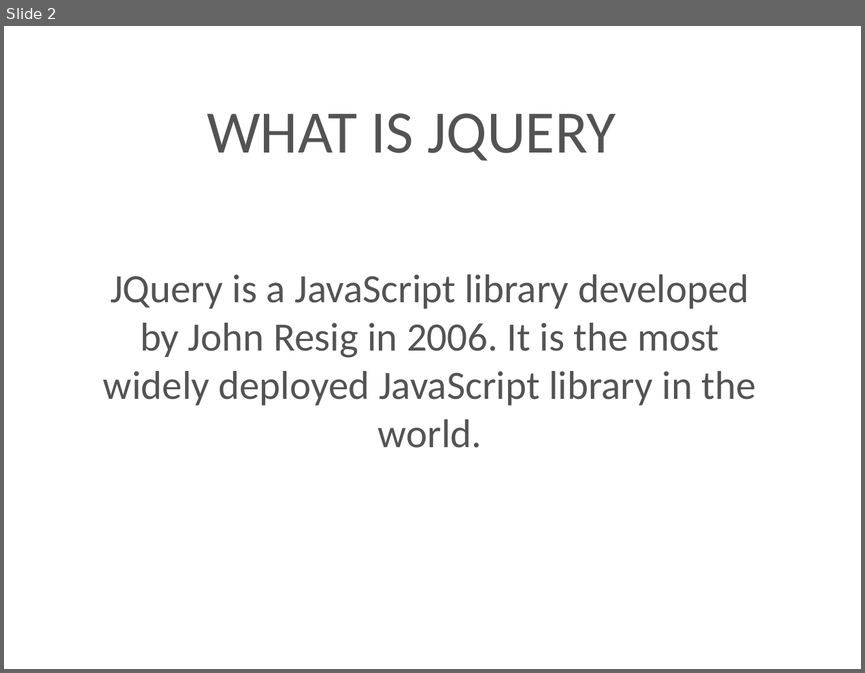
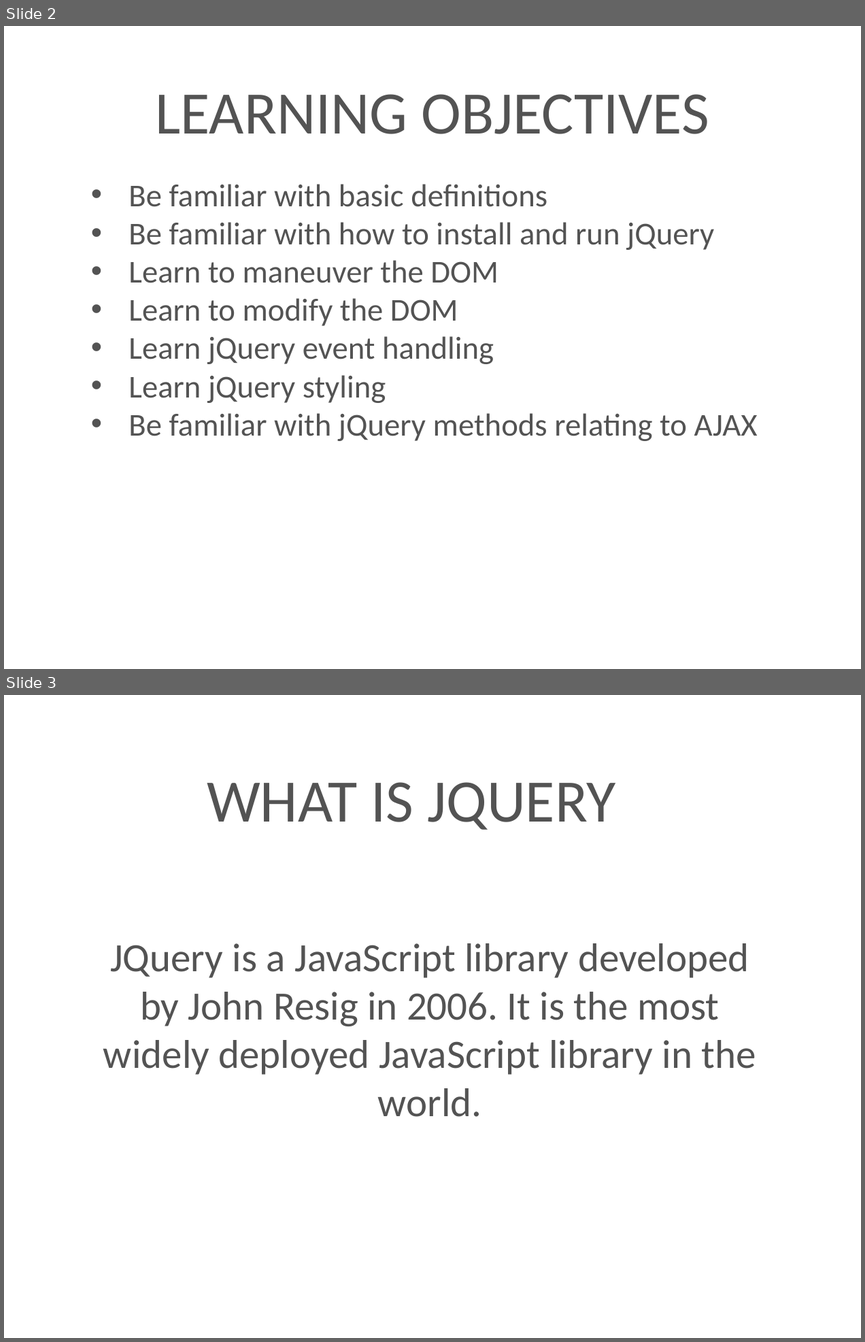
Before and after one commit to kenton-steiner18/Techtasks, a slide deck: presentation/jQuery.pptx. Shown one above the other, each under a label of ours: slide 2 before the commit, slides 2 and 3 after it. The pictures are 865x673 and 865x1342 pixels, drawn with LibreOffice and Linux fonts; fonts in the diff are those of the drawing; background and template pictures are left out. Boxes give left, top, right and bottom in pixels: in the first picture for what was removed or moved away, otherwise in the second. Text is boxed around its words. In the diff, an @@ line names an element or a change of style, - is before the commit and + after.

```diff
--- a/presentation/jQuery.pptx
+++ b/presentation/jQuery.pptx
@@ slide 2 added at box(4, 26, 861, 669), background picture (left out) @@
@@ title added at box(155, 94, 708, 134), 72 pt, text #535353 @@
+LEARNING OBJECTIVES
@@ text added at box(128, 184, 757, 441), 38 pt, text #535353 @@
+• Be familiar with basic definitions
+• Be familiar with how to install and run jQuery
+• Learn to maneuver the DOM
+• Learn to modify the DOM
+• Learn jQuery event handling
+• Learn jQuery styling
+• Be familiar with jQuery methods relating to AJAX
@@ what was slide 2 is now slide 3 @@
```
Also in this commit, not shown: 43 slides changed, 2 other slides added.
